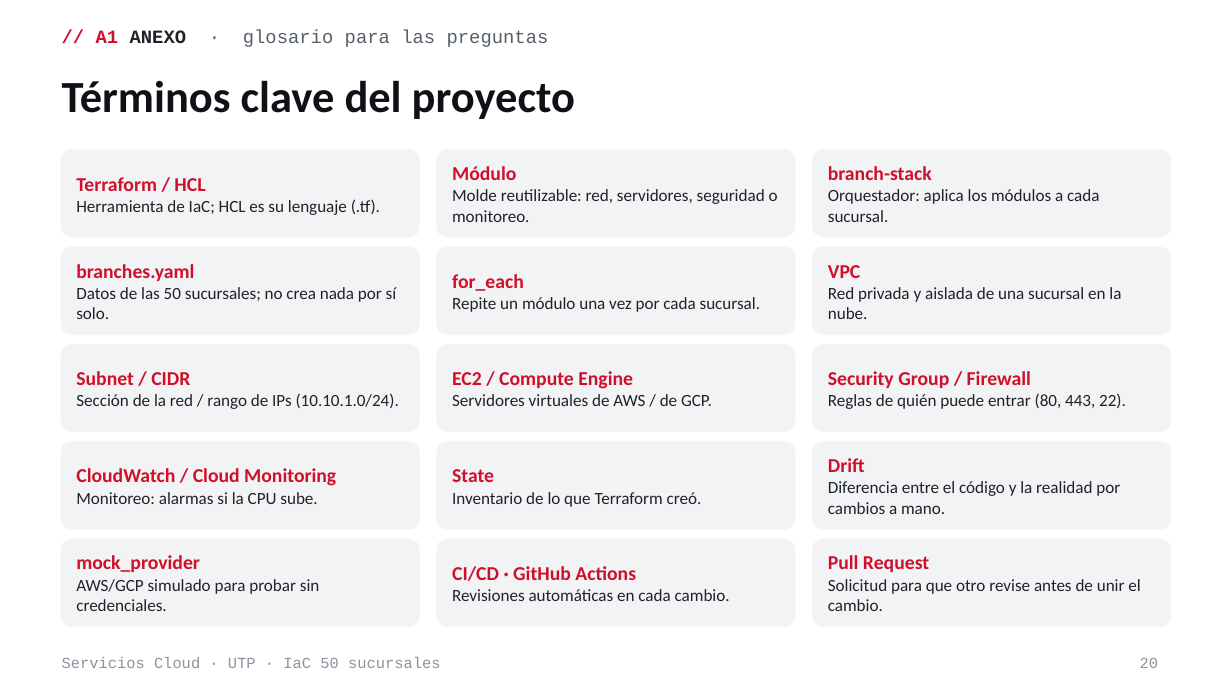
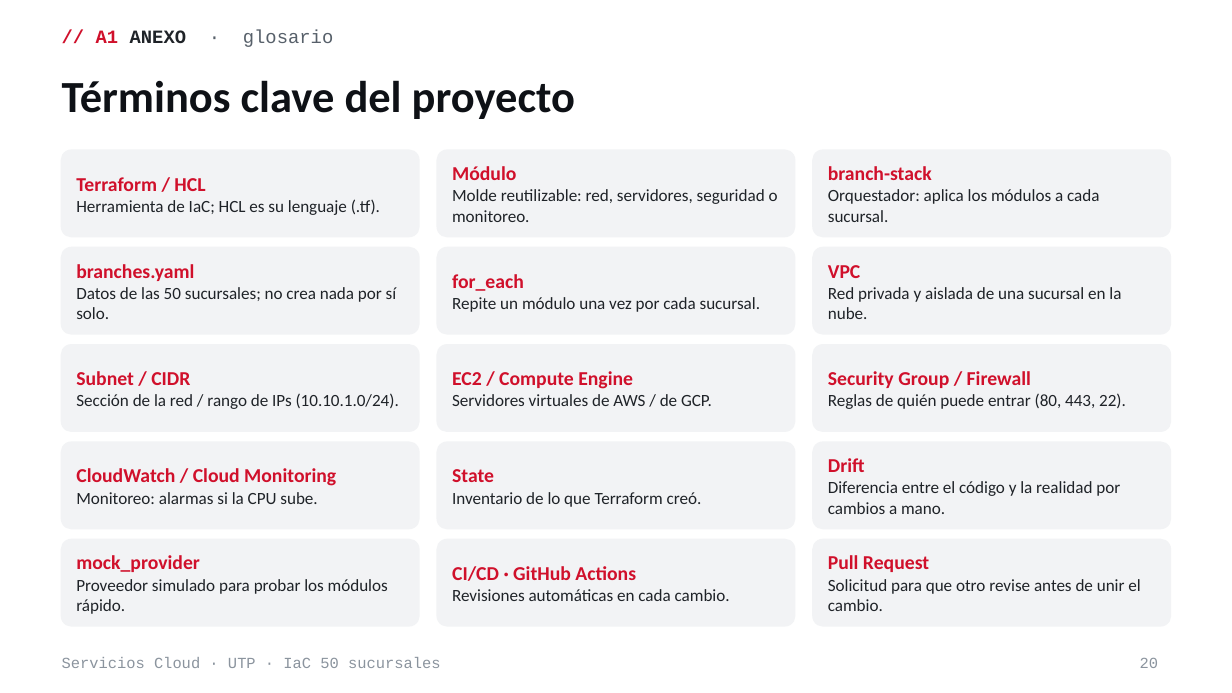
Before and after one commit to ThiagoIcochea/ServiciosCloudIAC, a slide deck: slide 20 of docs/academic/Sustentacion-IaC-50-Sucursales.pptx. Drawn at 1232x693 pixels with LibreOffice and Linux fonts; fonts in the diff are those of the drawing. Boxes give left, top, right and bottom in pixels: in the first picture for what was removed or moved away, otherwise in the second. Text is boxed around its words. In the diff, an @@ line names an element or a change of style, - is before the commit and + after.

```diff
--- a/docs/academic/Sustentacion-IaC-50-Sucursales.pptx
+++ b/docs/academic/Sustentacion-IaC-50-Sucursales.pptx
@@ text at bbox=[96, 30, 334, 47]: text changed; bold on @@
-// A1 ANEXO · glosario para las preguntas
+// A1 ANEXO · glosario
@@ text at bbox=[76, 579, 388, 614]: text changed @@
-AWS/GCP simulado para probar sin credenciales.
+Proveedor simulado para probar los módulos rápido.
```
Also in this commit, not shown: 7 other slides changed.
